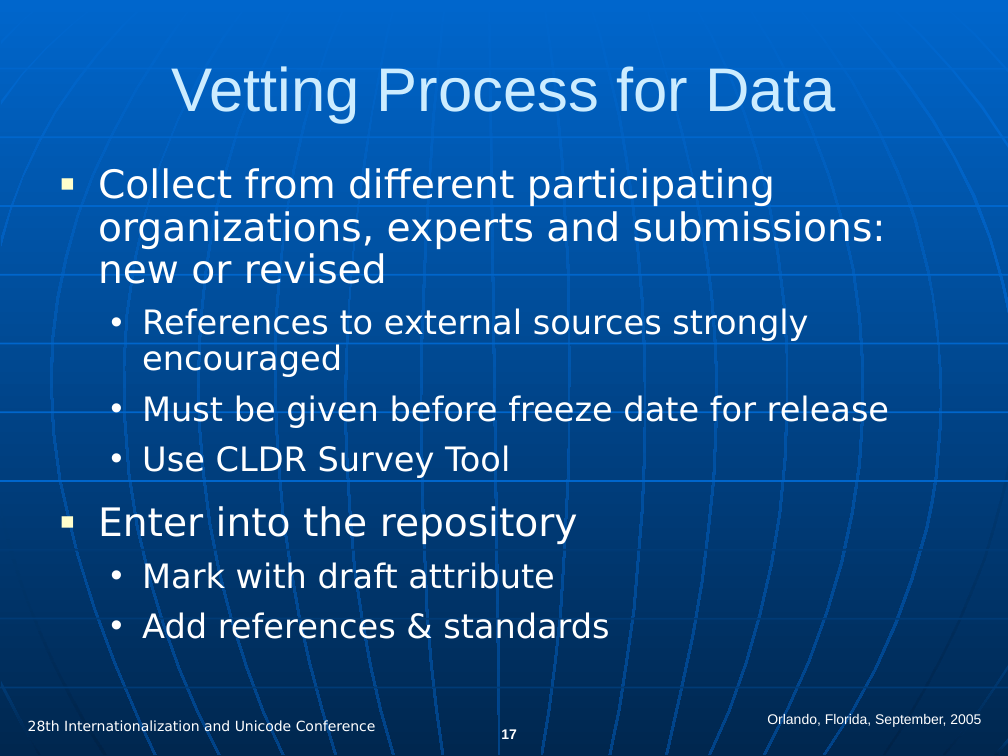
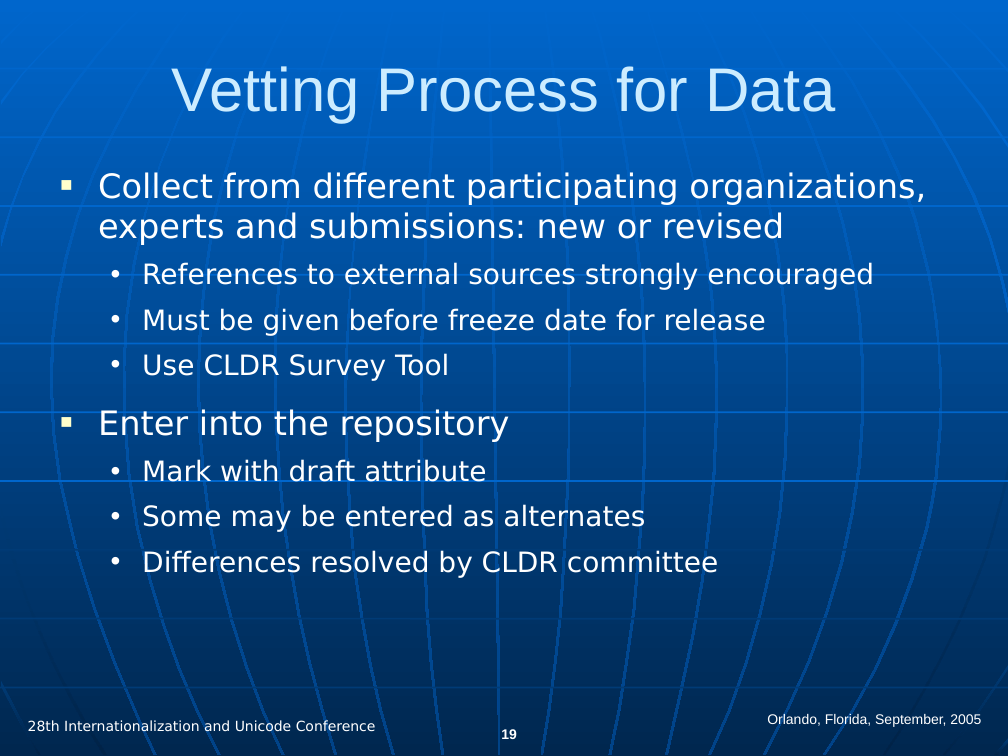
Before and after one commit to svn2github/CLDR, a slide deck: slide 19 of trunk/docs/presentations/cldr_overview.ppt (slide 17 before the commit). Drawn at 1008x756 pixels with LibreOffice and Linux fonts; fonts in the diff are those of the drawing. Boxes give left, top, right and bottom in pixels: in the first picture for what was removed or moved away, otherwise in the second. Text is boxed around its words. In the diff, an @@ line names an element or a change of style, - is before the commit and + after.

```diff
--- a/trunk/docs/presentations/cldr_overview.ppt
+++ b/trunk/docs/presentations/cldr_overview.ppt
@@ text at <box>98,172,926,482</box>: size 28 to 24 pt in "Collect from different participating organizations, experts  ...", "Enter into the repository"; size 24 to 20 pt in "References to external sources strongly encouraged", "Must be given before freeze date for ...", "Use CLDR Survey Tool", "Mark with draft attribute"; line spacing 0.9 to 1; less space between paragraphs @@
@@ text at <box>142,504,718,578</box>: text changed; size 24 to 20 pt @@
-  • Add references & standards
+  • Some may be entered as alternates
+  • Differences resolved by CLDR committee
@@ page number at <box>501,729,517,739</box>: text changed @@
-17
+19
```
Also in this commit, not shown: 15 other slides changed, 2 slides added, 6 slides removed.
